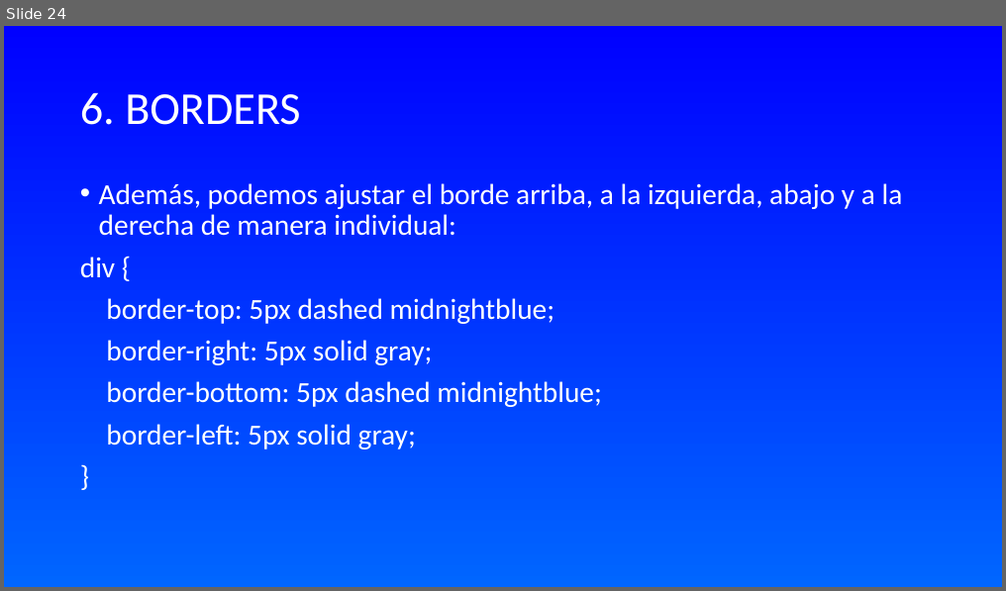
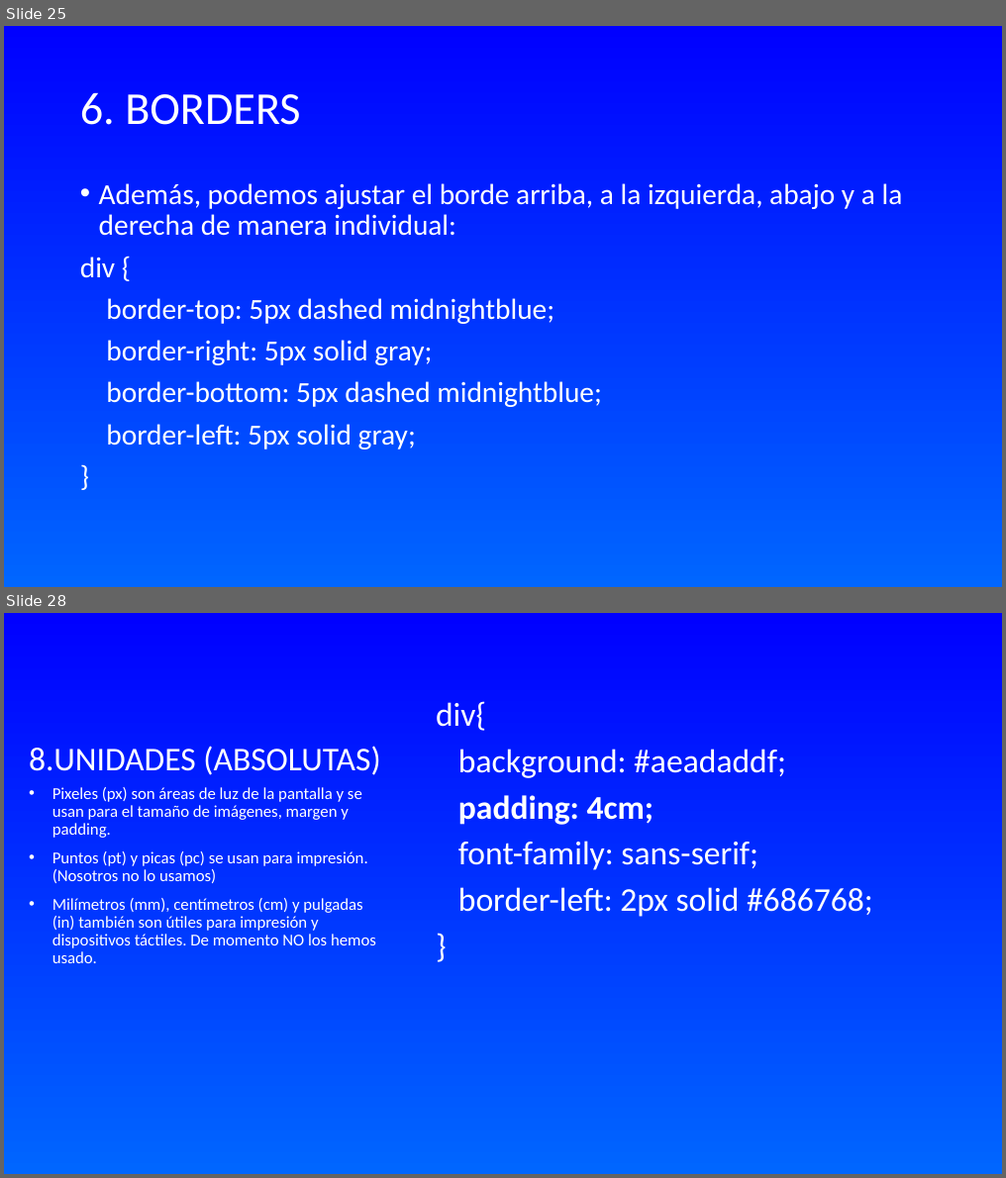
Before and after one commit to WalterDeRacagua/Curso-de-HTML-y-CSS, a slide deck: CSS/TEORÍA/INTRODUCCIÓN A CSS.odp. Shown one above the other, each under a label of ours: slide 24 before the commit, slides 25 and 28 after it; the slides between them are not shown. The pictures are 1006x591 and 1006x1178 pixels, drawn with LibreOffice and Linux fonts; fonts in the diff are those of the drawing. Boxes give left, top, right and bottom in pixels: in the first picture for what was removed or moved away, otherwise in the second. Text is boxed around its words. In the diff, an @@ line names an element or a change of style, - is before the commit and + after.

```diff
--- a/CSS/TEORÍA/INTRODUCCIÓN A CSS.odp
+++ b/CSS/TEORÍA/INTRODUCCIÓN A CSS.odp
@@ slide 28 added at box(4, 613, 1002, 1174), background gradient #0000FF to #0066FF @@
@@ text added at box(436, 701, 873, 917), 32 pt, text #FFFFFF @@
+div{
+background: #aeadaddf;
+padding: 4cm;
+font-family: sans-serif;
+border-left: 2px solid #686768;
+}
@@ title added at box(29, 746, 380, 775), 32 pt, text #FFFFFF @@
+8.UNIDADES (ABSOLUTAS)
@@ text added at box(53, 787, 376, 963), 16 pt, text #FFFFFF @@
+• Pixeles (px) son áreas de luz de la pantalla y se usan para el tamaño de imágenes, margen y padding.
+• Puntos (pt) y picas (pc) se usan para impresión. (Nosotros no lo usamos)
+• Milímetros (mm), centímetros (cm) y pulgadas (in) también son útiles para impresión y dispositivos táctiles. De momento NO los hemos usado.
@@ what was slide 24 is now slide 25 @@
```
Also in this commit, not shown: 1 slide changed, 10 other slides added, 4 other files.
